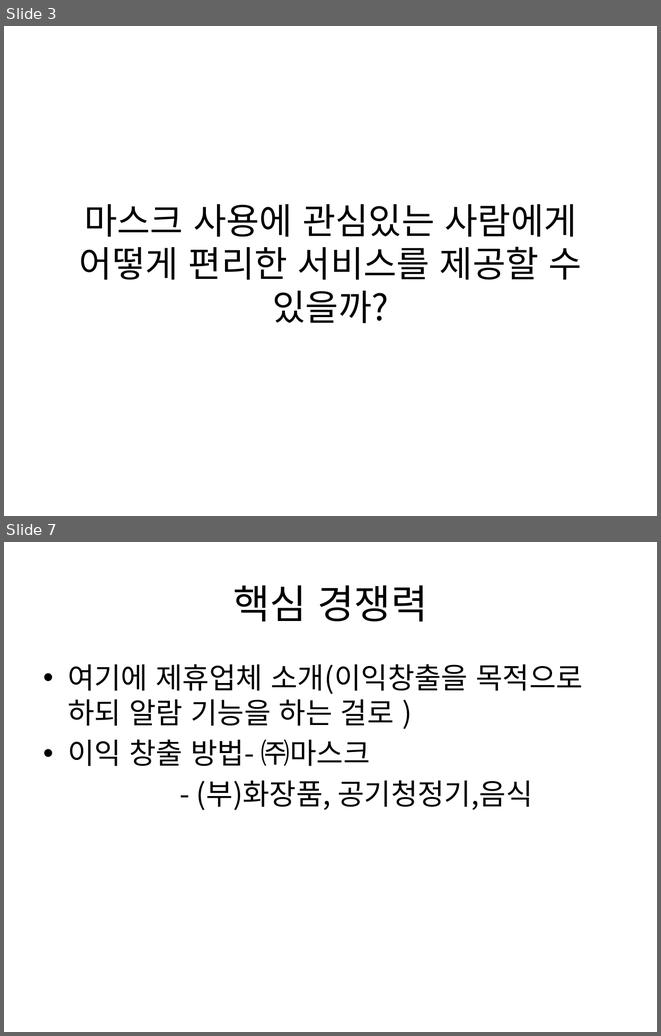
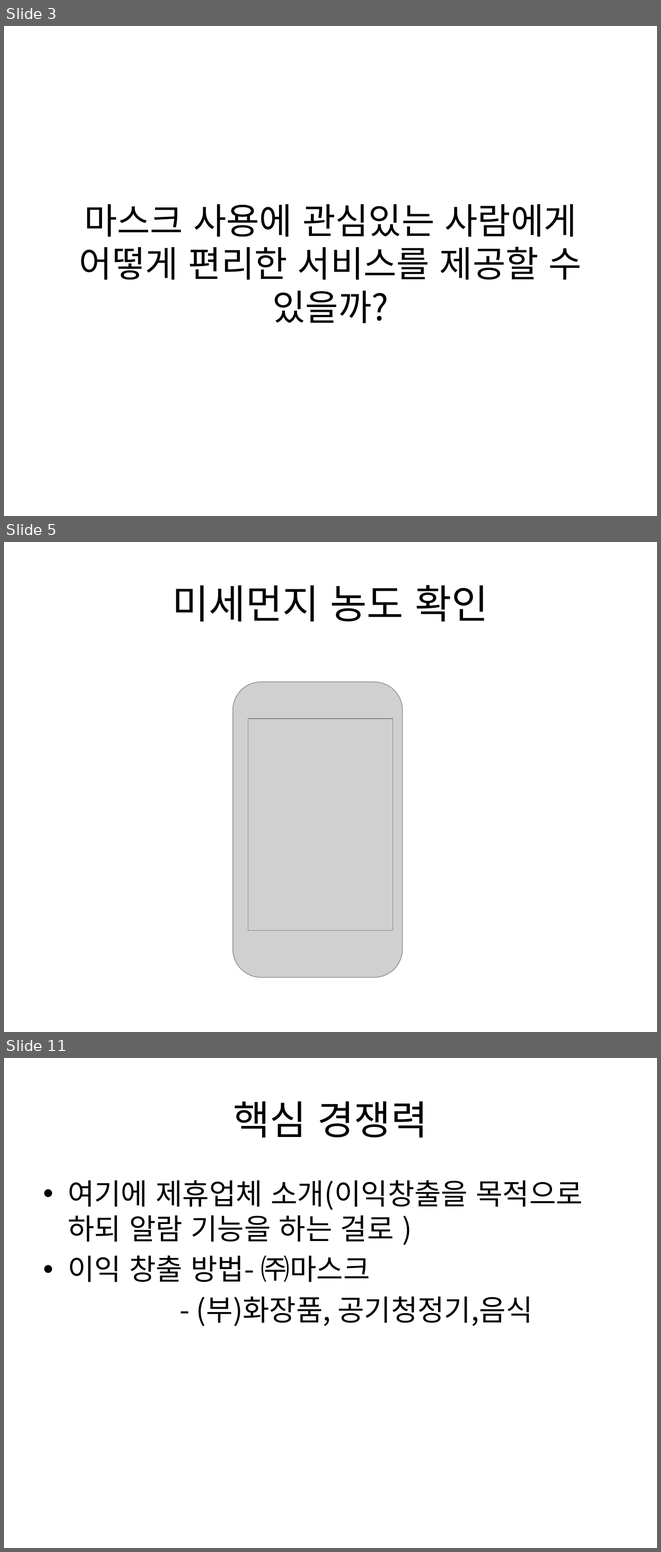
Before and after one commit to pasongsj/ideatone, a slide deck: ideatoneppt.pptx. Shown one above the other, each under a label of ours: slides 3 and 7 before the commit, slides 3, 5 and 11 after it; the slides between them are not shown. The pictures are 661x1036 and 661x1552 pixels, drawn with LibreOffice and Linux fonts; fonts in the diff are those of the drawing; grey boxes stand for pictures. Boxes give left, top, right and bottom in pixels: in the first picture for what was removed or moved away, otherwise in the second. Text is boxed around its words. In the diff, an @@ line names an element or a change of style, - is before the commit and + after.

```diff
--- a/ideatoneppt.pptx
+++ b/ideatoneppt.pptx
@@ slide 5 added at [4, 542, 657, 1032], background #FFFFFF @@
@@ title added at [173, 585, 488, 622], 44 pt, text #000000 @@
+미세먼지 농도 확인
@@ picture added at [232, 682, 403, 977] @@
@@ picture added at [248, 718, 392, 930] @@
@@ what was slide 7 is now slide 11 @@
```
Also in this commit, not shown: 6 other slides added, 3 slides removed, 1 other file.
